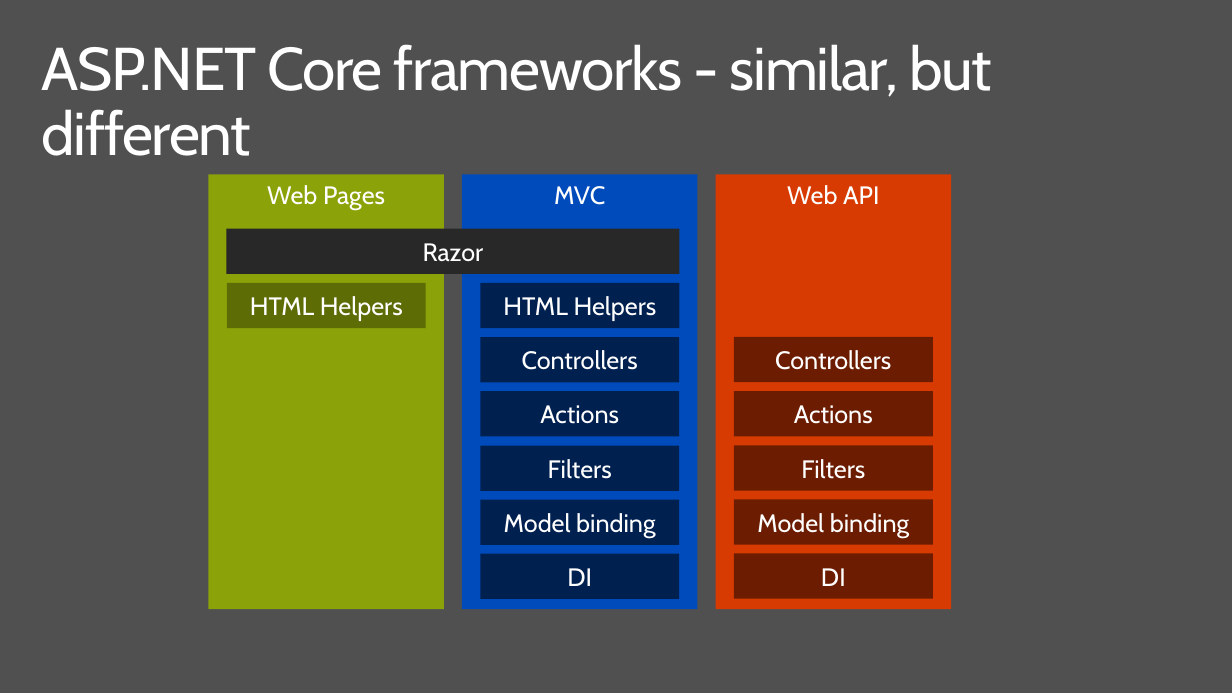
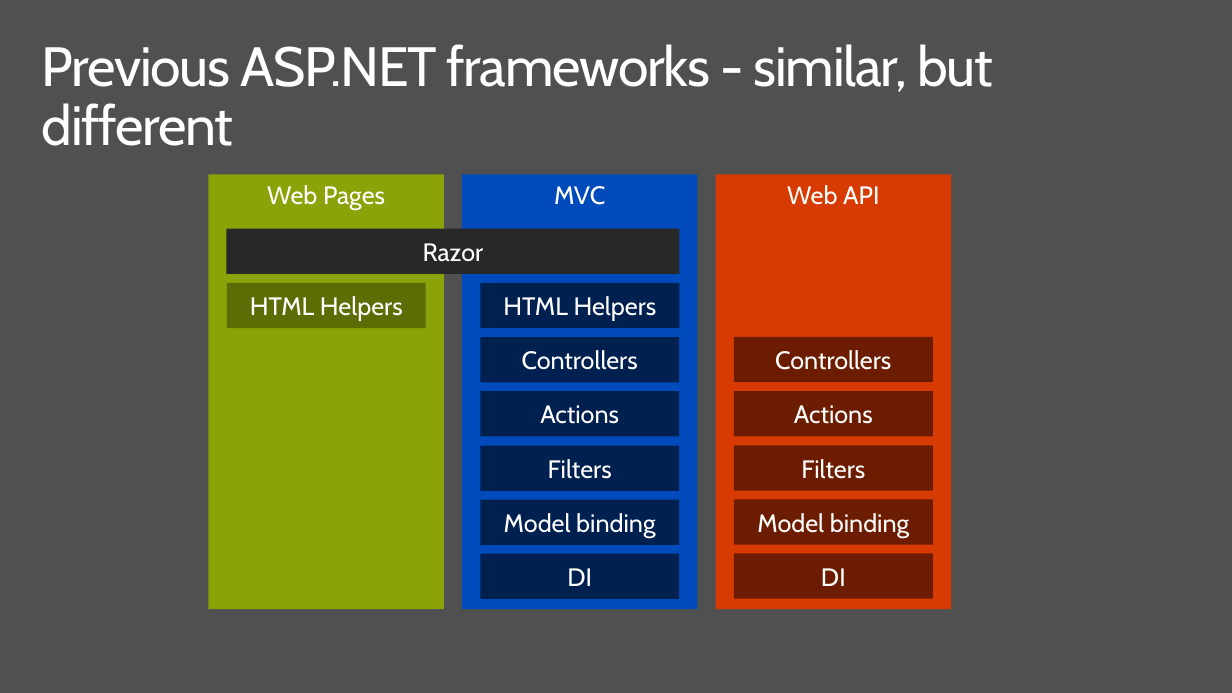
Before and after one commit to dotnet-presentations/dotnetcore-workshop, a slide deck: slide 8 of 2-Web-Dev/netcore-workshop-webdev.pptx. Drawn at 1232x693 pixels with LibreOffice and Linux fonts; fonts in the diff are those of the drawing; background and template pictures are left out. Boxes give left, top, right and bottom in pixels: in the first picture for what was removed or moved away, otherwise in the second. Text is boxed around its words. In the diff, an @@ line names an element or a change of style, - is before the commit and + after.

```diff
--- a/2-Web-Dev/netcore-workshop-webdev.pptx
+++ b/2-Web-Dev/netcore-workshop-webdev.pptx
@@ title at (x1=42, y1=44, x2=993, y2=146): text changed; size 48 to 44 pt @@
-ASP.NET Core frameworks - similar, but different
+Previous ASP.NET frameworks - similar, but different
```
Also in this commit, not shown: 2 other slides changed, 5 slides added.
